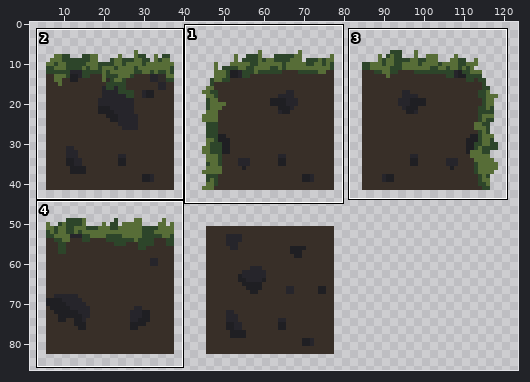
A pixel-art file gets an edit: tiles/grass-floor.aseprite. Above: a wide view before the commit, with the close-up outlined.
Close-up. Before the commit:
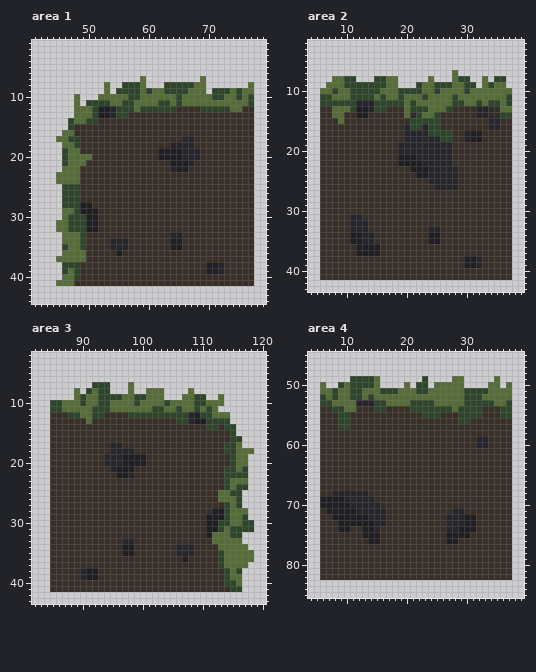
125x90 pixels, 1 frame. Shown: area 1: x 41..79, y 1..44; area 2: x 4..39, y 2..43; area 3: x 82..120, y 2..43; area 4: x 4..39, y 45..85. The wide view leaves out empty margins. The commit also changed other parts of the picture, which this record leaves out.
New version:
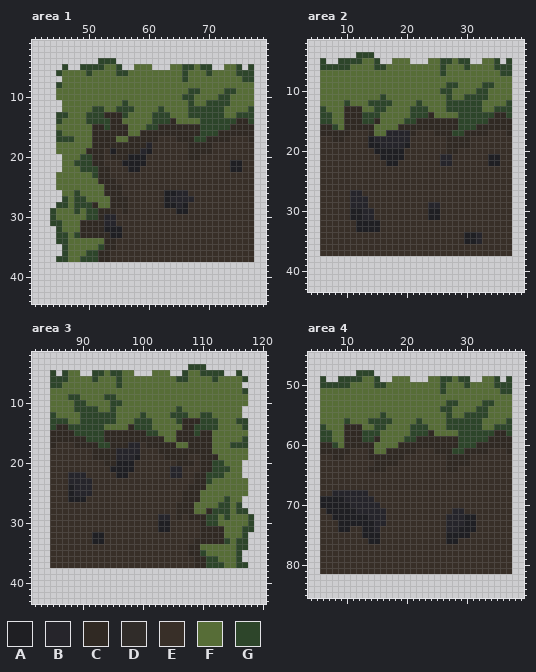
Palette (. is transparent): A #1f1f23  B #26252b  C #302923  D #302c29  E #382f28  F #576d37  G #2d452a
Changes in this commit:
layer "Dirt" added
layer "Grass" added
layer "Layer 1" removed
Changed rows in their new state; - is an unchanged pixel.
Area 1:
first column x 44:
 4 --------GGG-----------------------
 5 --G--GGGGFFG--FFF---FFGGFGG--FFG-G
 6 -GFFFFGFFFFGGFFFFFFFFFGFFFGFFFFGGG
 7 --FFFFFFFFFFFFF-FFFFFFGFF-FFFFFFGG
 8 -GFFFFFFF-FFFFF-FFFFFFFF--FFFFFFF-
 9 -FFFFFFFF-FFFFF-F--FFFFGG-FFF-GF--
10 -FFF-FFF-----FF------FGG---F-G-F-F
11 --FF-FFFFF---F----FF-F-G--GGGG---F
12 --FF----GFF----FFF-FFFFGG----F--FG
13 -GGF--G-GCCC-FFFFGGGFFFGGGGGGFFGGG
14 -GFF----GGCCFFFFFGGGCFFFFGGGGGGCCG
15 -FFFFFFCCGCCCFFFGGCCCCCCCGGGGGCCCC
16 -G--FFFCCCCCCFFCCCCCCCCCCGGGCCCCCC
17 -GG-FFFCCCCFFCCCCC---CCCGGCCCC---C
18 -F--FFFCCCCCCCCCB---EEECCCC-------
19 -FF--FCCC-ACCCCBA-EEEEECCCC-------
20 --F--GGCC-CCCAAA--EEEEECC---------
21 --F-GGGCC---AAAA----EEEE------AA--
22 -----GGGCC---AA-----EEE-------AA--
23 -----FFGCC------------------------
24 -----FFFCCC-----------------------
25 -FFFFFFFFCCC----------------------
26 --FF-FFFFCCC-------AABB-----------
27 ---F-GFFFFCCC------ABBBB----------
28 -G-F-GGCFFCCC------AABA-----------
29 GF---FGGCCC-C--------AA-----------
30 GF-FFFGGCBB-----------------------
31 GG-FFCCCCBB-----------------------
32 -G-FFCCCCAAA----------------------
33 -GG-GCCCCCAA--------EE------------
34 -GG--FFFFCCEE-------EE------------
35 -----FFFGCCEE-------EE------------
36 --G---GGCC-E----------------------
37 -GG--GGGCC------------------------
38 --................................
39 --................................
40 --................................
41 -.................................
Area 2:
first column x 6:
 4 ------GGG-----------------------
 5 G--GGGGFFG--FFF---FFGGFGG--FFG-G
 6 GGGGGFFFFGGFFFFFFFFFGFFFGFFFFGGG
 7 FFFFFFFFFFFFFFFFFFFFGF-FFFFFFFGG
 8 FF--FFFFFFF--FFFFF-FFF-FFFF-FFFF
 9 F---FFFFFFF--FFFF--FF-G-FFFG---F
10 --F--FFFFF---FFFF--FGG--F-GG----
11 FF---FFFF----F---F---GF-GGGG---F
12 FFFF-FFFG---FF-FG----G--GG--FF--
13 GF--CCCFF--FFF--------GGGGGFFGGG
14 GG--CCCGGGFFFF-G-GCFFFFGGGGGGCC-
15 GGF-CCCGGCFFFFG-CCCCCCCGGGGGCCCC
16 CCGFCCCCCFFFFCCCCCCCCCCGGGCCCCCC
17 CCCCC---CFFBBB-CEEECCCGGCCCC---C
18 --CC----ABBBBB-EEEEEECCCCEE-----
19 --------AABBB-AEEEEEECCCC-------
20 ---------AAAAAEEEEEEECC---------
21 ----------AAA-EEEEEE--------AA--
22 -----------AAEEEEEEE--------AA--
23 ---------------EEEEEEEE---------
24 ----------------EEEEEEE---------
25 ------------------EEEEE---------
26 -------------------EEEE---------
27 -----BB-------------------------
28 -----BBB------------------------
29 -----BBB----------BB------------
30 -----AABB---------AA------------
31 -----AABB---------AA------------
32 -----EAAAA----------------------
33 -----EAAAA--------EE------------
34 -----EEEE---------EE----AAB-----
35 -----EEEE---------EE----AAB-----
36 ------EEEE----------------------
37 ------EEEE----------------------
38 ................................
39 ................................
40 ................................
41 ................................
Area 3:
first column x 85:
 4 -----------------------GGG--------
 5 G-GFF--GGFGGFF---FFF--GFFGGGG--G--
 6 GGGFFFFGFFFGFFFFFFFFFGGFFFFGFFFFG-
 7 GGFFFFFFFFFGF-FFFFFFFFFFFFFFFFFF--
 8 FFFF-FF-FFFFF-FF---FFFF-FFFFFFFFG-
 9 FFFGGF--F--F--FF---FFF--FFFF-FFFF-
10 FF--G---FFGG--F----F----FF---FFFF-
11 FF--GGG-FFG------FF-----F-F-FFFF--
12 GFFFFGG--GGFFFF-FFFF---FF-----FF--
13 GGGFFGGGGGGFFFGGGFFFF-CCCG--FFFGG-
14 GCCGGGGGGFFFFCGGGFFFFFCCGG--FFFFG-
15 CCCCGGGGGCCCCCCCGGFFFCCCGCCFFFFFF-
16 CCCCCCGGGCCCCCCCCCCFFCCCCCCFFFFFG-
17 C---CCCCGGCCCBB-CCCCCFFCCCCFFF-GG-
18 -------CCCC---B---CCCCCCCCCFFFF--.
19 -------CCCC-BB-E---CCCC--CCCFFF---
20 ---------CCA--EE-----CCC-CCGGFF-.-
21 ----------A---------BB---CCGG-F-.-
22 ---BBB-------E------BB--CCGGGFFF.-
23 ---BBBB-----------------CCGFFF----
24 ---ABBB----------------CCCFFFF-FF-
25 ---ABBB---------------CCCFFF--FFF-
26 ---AAA----------------CCCFFF-G-F--
27 ---------------------CCCFFFFG-----
28 ---------------------CCCFFCGG--GG-
29 ------------------BB-C-CCCGGF---FG
30 ------------------AA-----CGGFF--F-
31 ------------------AA-----CCCC-FF--
32 -------AA----------------CCCC-FFG-
33 -------AA---EE----------CCCCCG-GG-
34 ------------EE-------EECCFFF---GG-
35 ------------EE-------EECCGFFF--G..
36 ----------------------E-CCGGF--G..
37 ------------------------CCGG---GG-
38 ................................--
39 ................................--
40 ................................--
41 ................................--
Area 4:
first column x 6:
48 ------GGG-----------------------
49 G--GG--FFG--FFF--.FFGG-GG--FFG-G
50 GGG-GFFFFGGFFF-FFFF-G---GFFF-GGG
51 --F--FF---FFF---FF--G---FFFF--GG
52 F-F--FF-F---------------FFF-----
53 FF----FFFFF----FFFF--GG-FFF----F
54 FFFF--FFFFFFFFFFFFFF---FFF-GFFFF
55 FFFFFFFFFFGFFFFFFFFFFGFF---GFFFF
56 FFFF-FFFGGGGFFFFGFFFFGG--GGFFFFG
57 GFFFCCCFFGGFFFFGGGFFFGGGGGGFFGGG
58 GGFFCCCGGGFFFFFGGGCFFFFGGGGGGCCG
59 GGFFCCCGGCFFFFGGCCCCCCCGGGGGCCCC
60 CCGFCCCCCFFFFCCCCCCCCCCGGGCCCCCC
61 CCCCC---CFFCCCCC---CCCGGCCCC---C
62 --CC----CCCCCC-------CCCC-------
63 ---------CCCC--------CCCC-------
64 --------CCC----------CC---------
first column x 6:
82 ................................
